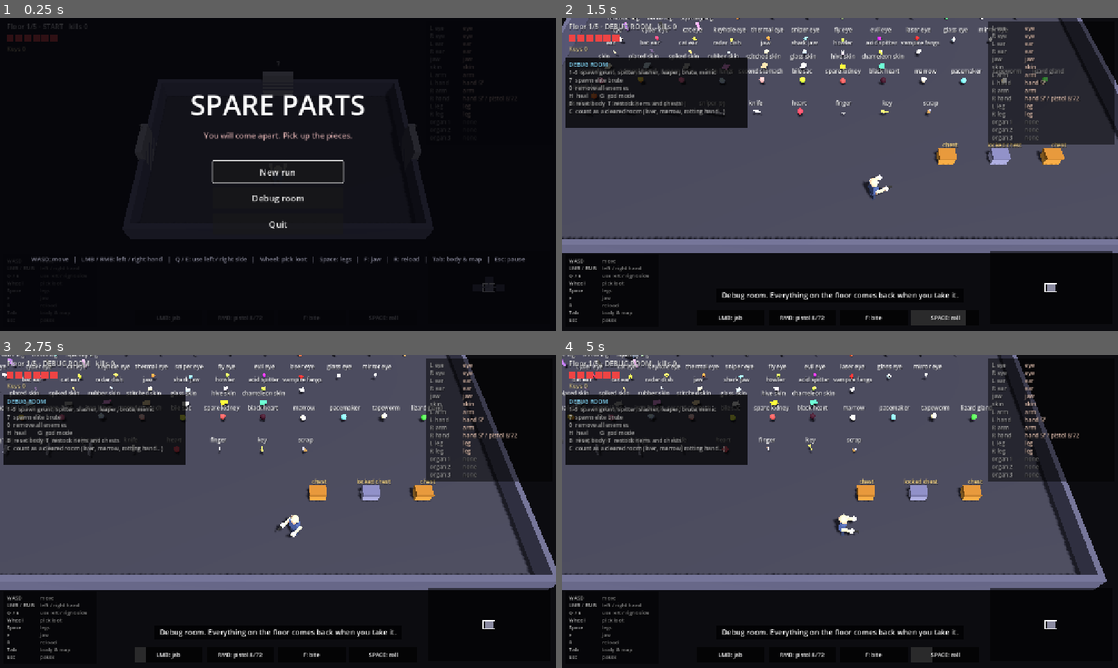
Above: before the commit, frames 1-4 (two rows, left to right).
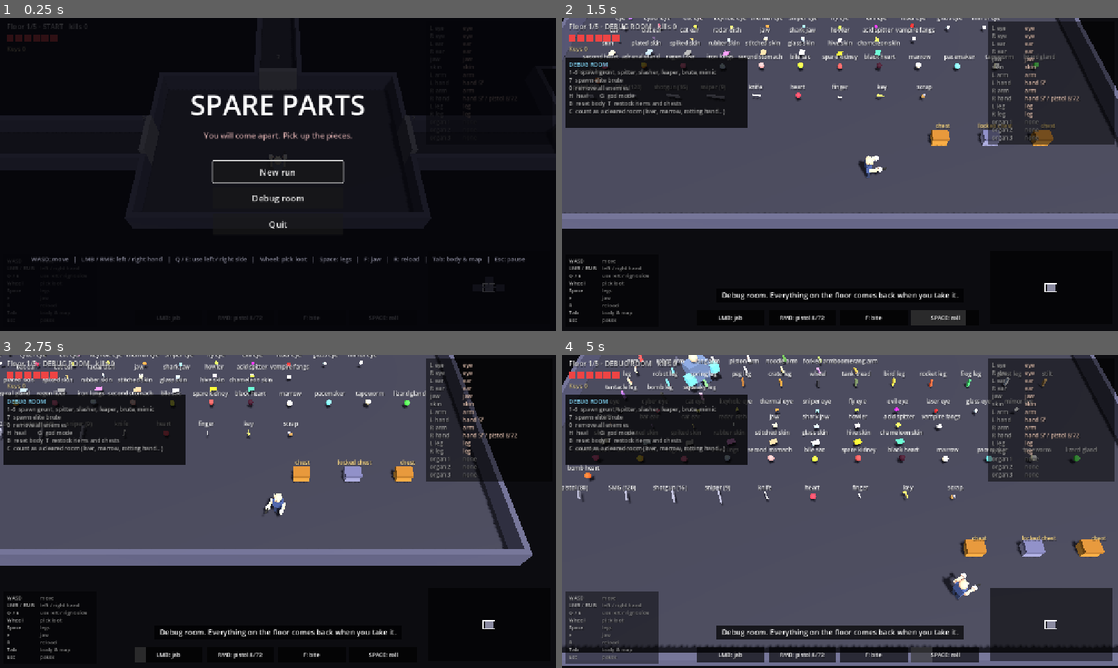
Above: after the commit, the same moments.

Repository: tellmemoree/body-part
Game: Godot game, scene res://main.tscn
Two runs of this game, one before a commit and one after it. Both use one fixed random seed, a clock stepped at 60 frames per second and the inputs below.
Inputs (mouse positions are in pixels of both pictures, inside the frame that each line leads up to):
- Up to frame 1 (0.25 s): no input
- Up to frame 2 (1.5 s): click "Debug room" at 0.5 s; tap Enter at 1.25 s; move the mouse to (962, 158) at 1.27 s; hold D from 1.28 s (still down); hold Space from 1.28 s (still down); tap R at 1.35 s; click (962, 158) at 1.42 s
- Up to frame 3 (2.75 s): release D at 2 s; release Space at 2 s; drag from (166, 527) to (250, 574) at 2.02 s
- Up to frame 4 (5 s): move the mouse to (895, 442) at 2.77 s; hold D 2.78-3.5 s; hold Space 2.78-3.5 s; tap R at 2.85 s; drag from (812, 574) to (673, 464) at 3.52 s; move the mouse to (1006, 558) at 4.27 s; hold A from 4.28 s (still down); hold Space from 4.28 s (still down); tap 7 at 4.35 s

The runs differ from the first frame. In frame 1, 2.1% of the frame differs, in the area x 0-100%, y 0-68%; in frame 2, 19%; in frame 3, 21%; in frame 4, 40%, in the area x 0-100%, y 0-100%.

Commit message:
Seamless floors, step 1: one world per floor, corridors, fog, room-bound fight camera
Every room of a floor now has a fixed place on a grid (CELL_W x CELL_H) and
the whole floor is built at once: room floors, walls with doorway gaps,
flush doors, obstacles, and a straight corridor per link. Game logic keeps
running in the current room's own coordinates; floor_g is shifted so the
room sits at the origin, and walking out of a corridor shifts the player and
camera by the room offset difference, so nothing jumps on screen.

Opening a door only opens it (both sides); the player walks through the gap
and down the corridor once no enemies are left (in_corridor in clamp_pos).
Unvisited rooms sit under a fog block until entered. The camera follows the
player and is kept inside the room while enemies are alive.

The run-through smoke test now walks every corridor instead of teleporting.
New --shot mode: corridor.

Co-Authored-By: Claude Opus 5.5 <noreply@anthropic.com>
Claude-Session: https://claude.ai/code/session_013LDWeWEy6b5fJfi1iTsboi

Diff:
--- a/src/data.gd
+++ b/src/data.gd
@@ -197,6 +197,12 @@
 const LOCK_CHANCE := [0.1, 0.2, 0.3, 0.3, 0.35]
 const DARK_LOCK := [0.3, 0.5, 0.7, 0.85, 1.0]
 const FIGHT_CHEST := 0.35  # chance that a fight room has a chest
+# Seamless floors: every room sits in a grid cell this big (world units), joined by corridors.
+# A cell must hold the largest room (40 x 26) plus the shortest corridor.
+const CELL_W := 48.0
+const CELL_H := 34.0
+const DOOR_W := 4.0  # width of a doorway and its corridor
+const FOG := "0c0c10"  # unvisited rooms are hidden under a block of this colour (the background)
 const DOOR_LANE := 6.0  # width of the spike-free strip in front of each door
 const DOOR_LANE_DEPTH := 8.0  # how far that strip reaches into the room from the wall
 
--- a/src/debug_room.gd
+++ b/src/debug_room.gd
@@ -30,6 +30,7 @@
 	r.hw = 30.0
 	r.hh = 20.0
 	g.rooms.append(r)
+	g.world.build_floor()
 	g.world.enter_room(r, "")
 	g.P.x = 0.0
 	g.P.z = 15.0
--- a/src/game.gd
+++ b/src/game.gd
@@ -58,7 +58,6 @@
 var msg := ""
 var msg_t := 0.0
 var dirty := true
-var pending_room = null
 var pick = null  # the item Q / E takes when several are in reach (mouse wheel changes it)
 var pick_chosen := false  # true once the wheel moved it: then Q / E takes exactly that one
 var kills := 0
@@ -95,7 +94,7 @@
 var cam_t := Vector2.ZERO
 var room_g: Node3D
 var pg: Node3D
-var floor_mesh: MeshInstance3D
+var floor_g: Node3D  # the whole floor's rooms and corridors, shifted so the current room is at the origin
 var sun: DirectionalLight3D
 var env: Environment
 var vision: ColorRect
@@ -204,6 +203,8 @@
 	cam.current = true
 	cam.position = Vector3(0, 30, 19)
 	cam.look_at(Vector3.ZERO)
+	floor_g = Node3D.new()
+	add_child(floor_g)
 	room_g = Node3D.new()
 	add_child(room_g)
 	pg = Node3D.new()
@@ -312,8 +313,32 @@
 					o.x += px * (1.0 if o.x >= b.x else -1.0)
 				else:
 					o.z += pz * (1.0 if o.z >= b.z else -1.0)
+	if is_same(o, P) and in_corridor():
+		return
 	o.x = clampf(o.x, -AW + 1, AW - 1)
 	o.z = clampf(o.z, -AH + 1, AH - 1)
+
+# The player may leave the room through an open doorway once no enemies are left: keeps them
+# inside the doorway and its corridor and returns true, or returns false when they are not in one.
+func in_corridor() -> bool:
+	if not enemies.is_empty():
+		return false
+	var lane: float = D.DOOR_W / 2 - 0.6
+	for d in doors:
+		if not room.opened.get(d.dir, false):
+			continue
+		var v: Vector2i = DIRS[d.dir]
+		var across: float = P.z if v.x != 0 else P.x
+		if world.past_wall(d) > -1.0 and absf(across) < lane + 0.3:
+			across = clampf(across, -lane, lane)
+			if v.x != 0:
+				P.z = across
+				P.x = clampf(P.x, -AW - d.len - 1, AW + d.len + 1)
+			else:
+				P.x = across
+				P.z = clampf(P.z, -AH - d.len - 1, AH + d.len + 1)
+			return true
+	return false
 
 func in_block(x: float, z: float, margin: float) -> bool:
 	for b in room.get("blocks", []):
@@ -382,7 +407,6 @@
 	kills = 0
 	slow_t = 0.0
 	dirty = true
-	pending_room = null
 	won = false
 	room = {}
 	world.next_floor()
@@ -422,7 +446,3 @@
 	fx = fx.filter(func(f): return f.t > 0)
 	if enemies.is_empty() and not room.cleared:
 		world.clear_room()
-	if pending_room != null:
-		var pd = pending_room
-		pending_room = null
-		world.enter_room(pd.to, pd.dir)
--- a/src/player.gd
+++ b/src/player.gd
@@ -235,7 +235,7 @@
 			cd = 1.5
 	g.P.cdSp = cd * lung / g.body.haste()
 
-# Walking, dashes and leg abilities, knockback, treads, walking through open doors.
+# Walking, dashes and leg abilities, knockback, treads, walking through corridors into the next room.
 func update_movement(dt: float) -> void:
 	var L := g.body.legs()
 	var dir := move_input()
@@ -319,10 +319,7 @@
 	g.clamp_pos(g.P)
 	if g.enemies.is_empty() and not g.debug:
 		g.loot.rescue_hand()  # no hands outside a fight (grenade, rot, trap): never leave the player stuck
-	if g.P.dash == null and g.enemies.is_empty() and g.pending_room == null:
-		for d in g.doors:  # opened doors can simply be walked through
-			if g.room.opened.get(d.dir, false) and g.d2(d, g.P) < 1.7 and dir.dot(Vector2(Game.DIRS[d.dir])) > 0.5:
-				g.pending_room = d
+	g.world.check_transit()  # walked out of a corridor into the next room
 
 # Held clicks (with piston charge), reload timers, jaw, laser eye.
 func update_hands(dt: float) -> void:
--- a/src/view.gd
+++ b/src/view.gd
@@ -184,11 +184,6 @@
 		node.add_child(Shapes.cone(0.15, 0.5, "aa3333", randf_range(-s.w / 2 + 0.2, s.w / 2 - 0.2), 0.25, randf_range(-s.h / 2 + 0.2, s.h / 2 - 0.2)))
 	return node
 
-func mk_door(d: Dictionary) -> Node3D:
-	var horiz: bool = d.dir == "N" or d.dir == "S"
-	var off := Vector2(Game.DIRS[d.dir]) * 0.3
-	return Shapes.grp([Shapes.box(3.2 if horiz else 0.6, 3, 0.6 if horiz else 3.2, "333333", off.x, 1.5, off.y)])
-
 func sync(list: Array, mk: Callable) -> void:
 	for o in list:
 		if o.get("m") == null:
@@ -205,7 +200,6 @@
 	sync(g.chests, mk_chest)
 	sync(g.bullets, mk_bullet)
 	sync(g.spikes, mk_spike)
-	sync(g.doors, mk_door)
 	sync(g.flyers, mk_flyer)
 	for f in g.flyers:
 		f.m.rotation.y = g.time * 22
@@ -220,13 +214,7 @@
 		lid.position = Vector3(0, 1.05, -0.75) if c.open else Vector3(0, 0.85, 0)
 		lid.rotation.x = 1.25 if c.open else 0.0
 		c.m.get_child(2).visible = c.open
-	for d in g.doors:
-		var col: String = D.DOOR_COLOR[d.to.type] if g.world.room_known(d.to) else D.DOOR_UNKNOWN
-		if not g.enemies.is_empty():
-			col = "661111"
-		elif g.room.opened.get(d.dir, false):
-			col = "15151a"
-		d.m.get_child(0).mesh.material.albedo_color = Color(col)
+	update_doors()
 	if g.stairs != null and g.stairs.m == null:
 		g.stairs.m = Shapes.grp([Shapes.box(3.4, 0.1, 3.4, "050505", 0, 0.05, 0), Shapes.box(3.4, 0.5, 0.8, "8888aa", 0, 0.25, -1.3), Shapes.box(3.4, 0.3, 0.8, "666688", 0, 0.15, -0.5)])
 		g.room_g.add_child(g.stairs.m)
@@ -249,11 +237,7 @@
 	g.pg.rotation.y = -g.P.aim + PI / 2
 	g.pg.rotation.x = 1.2 if g.body.legs().is_empty() else 0.0
 	g.pg.visible = not (g.P.inv > 0 and int(g.time * 20) % 2 == 1)
-	g.cam_t.x += (g.P.x * 0.85 - g.cam_t.x) * 0.1
-	g.cam_t.y += (g.P.z * 0.85 - g.cam_t.y) * 0.1
-	var far := 1.25 if g.body.has_type(["le", "re"], "sniper") else 1.0  # sniper eye pulls the camera back
-	g.cam.position = Vector3(g.cam_t.x, 30 * far, g.cam_t.y + 19 * far)
-	g.cam.look_at(Vector3(g.cam_t.x, 0, g.cam_t.y))
+	update_camera()
 	# vision
 	var sm: ShaderMaterial = g.vision.material
 	g.vis_radius = -1.0
@@ -269,6 +253,61 @@
 	sm.set_shader_parameter("vsize", g.get_viewport().get_visible_rect().size)
 	sm.set_shader_parameter("radius", g.vis_radius)
 	sm.set_shader_parameter("side", g.vis_side)
+
+# Doors of every room on the floor. Open ones vanish (the doorway is a gap in the wall).
+# Closed doors of the current room: the colour of the room behind them, red while sealed.
+func update_doors() -> void:
+	for r in g.rooms + ([g.room] if not g.rooms.has(g.room) else []):
+		for dir in r.get("door_m", {}):
+			var dm: MeshInstance3D = r.door_m[dir]
+			dm.visible = not r.opened.get(dir, false)
+			if not dm.visible:
+				continue
+			var to: Dictionary = g.rooms[r.links[dir]]
+			var col: String = D.DOOR_COLOR[to.type] if g.world.room_known(to) else D.DOOR_UNKNOWN
+			if r != g.room:
+				col = "333333"
+			elif not g.enemies.is_empty():
+				col = "661111"
+			dm.mesh.material.albedo_color = Color(col)
+
+# Follows the player. During a fight the view stays inside the room: it only moves as far as it can
+# without showing what lies past the walls (a room smaller than the view stays centred).
+func update_camera() -> void:
+	var far := 1.25 if g.body.has_type(["le", "re"], "sniper") else 1.0  # sniper eye pulls the camera back
+	var want := Vector2(g.P.x, g.P.z)
+	if not g.enemies.is_empty():
+		var ext := view_extent(far)  # ground visible around the look point: x min, x max, z min, z max
+		want.x = _fit(want.x, -g.AW - 0.5 - ext[0], g.AW + 0.5 - ext[1])
+		want.y = _fit(want.y, -g.AH - 0.5 - ext[2], g.AH + 0.5 - ext[3])
+	g.cam_t += (want - g.cam_t) * 0.1
+	g.cam.position = Vector3(g.cam_t.x, 30 * far, g.cam_t.y + 19 * far)
+	g.cam.look_at(Vector3(g.cam_t.x, 0, g.cam_t.y))
+
+func _fit(v: float, lo: float, hi: float) -> float:
+	return (lo + hi) / 2 if lo > hi else clampf(v, lo, hi)
+
+# How much floor the camera shows around the point it looks at, as [x min, x max, z min, z max].
+# Found by casting the four screen corners onto the floor from a camera looking at the origin.
+func view_extent(far: float) -> Array:
+	var sz := g.get_viewport().get_visible_rect().size
+	var asp := sz.x / maxf(1.0, sz.y)
+	var pos := Vector3(0, 30 * far, 19 * far)
+	var fwd := -pos.normalized()
+	var right := fwd.cross(Vector3.UP).normalized()
+	var up := right.cross(fwd)
+	var ty := tan(deg_to_rad(g.cam.fov) / 2)
+	var ext := [INF, -INF, INF, -INF]
+	for sx in [-1.0, 1.0]:
+		for sy in [-1.0, 1.0]:
+			var ray: Vector3 = (fwd + right * sx * ty * asp + up * sy * ty).normalized()
+			var t: float = -pos.y / ray.y
+			var hit: Vector3 = pos + ray * t
+			ext[0] = minf(ext[0], hit.x)
+			ext[1] = maxf(ext[1], hit.x)
+			ext[2] = minf(ext[2], hit.z)
+			ext[3] = maxf(ext[3], hit.z)
+	return ext
 
 # Adds one hand's shape at the end of an arm (x = side offset, z = arm tip).
 func add_hand(h: Dictionary, x: float, z: float, show_gun: bool, slot := "") -> void:
--- a/src/world.gd
+++ b/src/world.gd
@@ -84,16 +84,104 @@
 				if not clash:
 					r.blocks.append({x = x, z = z, w = w, h = h, ht = 1.3, c = "6b5030"})
 
-func build_room_mesh(floor_col: Color) -> void:
-	g.floor_mesh = Shapes.box(g.AW * 2, 0.2, g.AH * 2, floor_col, 0, -0.1, 0)
-	g.room_g.add_child(g.floor_mesh)
-	g.room_g.add_child(Shapes.box(g.AW * 2 + 1, 2, 0.5, "44445a", 0, 1, -g.AH - 0.25))
-	g.room_g.add_child(Shapes.box(g.AW * 2 + 1, 2, 0.5, "44445a", 0, 1, g.AH + 0.25))
-	g.room_g.add_child(Shapes.box(0.5, 2, g.AH * 2, "44445a", -g.AW - 0.25, 1, 0))
-	g.room_g.add_child(Shapes.box(0.5, 2, g.AH * 2, "44445a", g.AW + 0.25, 1, 0))
-	for b in g.room.blocks:
-		b.m = Shapes.box(b.w, b.ht, b.h, b.c, b.x, b.ht / 2, b.z)
-		g.room_g.add_child(b.m)
+# Where a room's centre sits in the floor's world (rooms are laid out on a grid of cells).
+func room_off(r: Dictionary) -> Vector2:
+	return Vector2(r.gx * D.CELL_W, r.gy * D.CELL_H)
+
+func floor_color(r: Dictionary) -> Color:
+	if r.type == "dark":
+		return Color("15151c")
+	return Color("2c2430") if r.type == "surgeon" else Color("2a2a36")
+
+# Builds the whole floor at once: every room (floor, walls with doorways, obstacles, doors, fog)
+# and the corridors between them. All of it hangs under g.floor_g in world coordinates.
+func build_floor() -> void:
+	for c in g.floor_g.get_children():
+		c.queue_free()
+	for r in g.rooms:
+		r.erase("geo")
+		build_room_geo(r)
+	for r in g.rooms:
+		for dir in ["E", "S"]:
+			if r.links.has(dir):
+				build_corridor(r, g.rooms[r.links[dir]], dir)
+
+func build_room_geo(r: Dictionary) -> void:
+	r.geo = true
+	var o := room_off(r)
+	var hw: float = r.hw
+	var hh: float = r.hh
+	var wall := "44445a"
+	g.floor_g.add_child(Shapes.box(hw * 2, 0.2, hh * 2, floor_color(r), o.x, -0.1, o.y))
+	var gap := D.DOOR_W / 2
+	for dir in ["N", "S", "E", "W"]:
+		var v: Vector2i = Game.DIRS[dir]
+		var horiz := v.y != 0  # N / S walls run along x
+		var half: float = hw if horiz else hh
+		var wx: float = o.x + v.x * (hw + 0.25)
+		var wz: float = o.y + v.y * (hh + 0.25)
+		var spans := [[-half - 0.5, half + 0.5]]
+		if r.links.has(dir):
+			spans = [[-half - 0.5, -gap], [gap, half + 0.5]]
+		for sp in spans:
+			var ln: float = sp[1] - sp[0]
+			var mid: float = (sp[0] + sp[1]) / 2
+			if horiz:
+				g.floor_g.add_child(Shapes.box(ln, 2, 0.5, wall, o.x + mid, 1, wz))
+			else:
+				g.floor_g.add_child(Shapes.box(0.5, 2, ln, wall, wx, 1, o.y + mid))
+	r.door_m = {}
+	for dir in r.links:
+		var v: Vector2i = Game.DIRS[dir]
+		var horiz := v.y != 0
+		var dm := Shapes.box(D.DOOR_W if horiz else 0.5, 2.6, 0.5 if horiz else D.DOOR_W, "333333",
+			o.x + v.x * (hw + 0.25), 1.3, o.y + v.y * (hh + 0.25))
+		g.floor_g.add_child(dm)
+		r.door_m[dir] = dm
+	for b in r.blocks:
+		b.m = Shapes.box(b.w, b.ht, b.h, b.c, o.x + b.x, b.ht / 2, o.y + b.z)
+		b.m.visible = r.visited
+		g.floor_g.add_child(b.m)
+	var fog := Shapes.box(hw * 2, 2.05, hh * 2, D.FOG, o.x, 1.025, o.y)
+	fog.mesh.material.shading_mode = BaseMaterial3D.SHADING_MODE_UNSHADED
+	fog.visible = not r.visited
+	g.floor_g.add_child(fog)
+	r.fog_m = fog
+
+# A straight corridor from room a's doorway to room b's (b lies in direction dir from a).
+func build_corridor(a: Dictionary, b: Dictionary, dir: String) -> void:
+	var oa := room_off(a)
+	var v: Vector2i = Game.DIRS[dir]
+	var horiz := v.x != 0  # an E / W corridor runs along x
+	var s0: float = (oa.x + a.hw + 0.5) if horiz else (oa.y + a.hh + 0.5)
+	var ln := corridor_len(a, dir) - 1.0
+	var mid := s0 + ln / 2
+	var wall := "44445a"
+	var gap := D.DOOR_W / 2 + 0.25
+	if horiz:
+		g.floor_g.add_child(Shapes.box(ln + 0.2, 0.2, D.DOOR_W, "24242e", mid, -0.1, oa.y))
+		for sd in [-1, 1]:
+			g.floor_g.add_child(Shapes.box(ln, 2, 0.5, wall, mid, 1, oa.y + sd * gap))
+	else:
+		g.floor_g.add_child(Shapes.box(D.DOOR_W, 0.2, ln + 0.2, "24242e", oa.x, -0.1, mid))
+		for sd in [-1, 1]:
+			g.floor_g.add_child(Shapes.box(0.5, 2, ln, wall, oa.x + sd * gap, 1, mid))
+
+# Distance from room r's inner wall line to the next room's inner wall line through the door in dir.
+func corridor_len(r: Dictionary, dir: String) -> float:
+	var o: Dictionary = g.rooms[r.links[dir]]
+	var v: Vector2i = Game.DIRS[dir]
+	if v.x != 0:
+		return absf(room_off(o).x - room_off(r).x) - r.hw - o.hw
+	return absf(room_off(o).y - room_off(r).y) - r.hh - o.hh
+
+# Shows a room's obstacles and lifts its fog once it has been visited.
+func reveal(r: Dictionary) -> void:
+	if r.get("fog_m") != null:
+		r.fog_m.visible = false
+	for b in r.blocks:
+		if b.get("m") != null:
+			b.m.visible = true
 
 func link_rooms(a: Dictionary, b: Dictionary, dir: String) -> void:
 	a.links[dir] = b.idx
@@ -163,6 +251,7 @@
 	g.P.regrow = true  # lizard gland recharges
 	g.room = {}
 	gen_floor()
+	build_floor()
 	enter_room(g.rooms[0], "")
 
 func stash_room() -> void:
@@ -192,13 +281,25 @@
 			break
 	return v
 
-func enter_room(r: Dictionary, from_dir: String) -> void:
+# Makes r the current room. Game logic runs in the current room's own coordinates (its centre is 0, 0);
+# the floor's geometry is shifted so the room sits at the origin.
+# walked = true: the player came through a corridor, so they keep their place in the world
+# (their position and the camera are shifted by the same amount and nothing visibly jumps).
+# Otherwise the player is put just inside the wall opposite from_dir (or in the middle).
+func enter_room(r: Dictionary, from_dir: String, walked := false) -> void:
+	var shift := Vector2.ZERO
+	if walked and not g.room.is_empty():
+		shift = room_off(g.room) - room_off(r)
 	stash_room()
 	g.room = r
 	g.AW = r.hw
 	g.AH = r.hh
 	for c in g.room_g.get_children():
 		c.queue_free()
+	if not r.has("geo"):  # a room made outside a floor (tests): build it on the spot
+		build_room_geo(r)
+	var o := room_off(r)
+	g.floor_g.position = Vector3(-o.x, 0, -o.y)
 	g.enemies = []
 	g.bullets = []
 	g.fx = []
@@ -208,9 +309,6 @@
 	for k in ["la", "ra"]:
 		if g.P.parts[k] != null:
 			g.P.parts[k].out = false
-	g.P.frog = 0.0
-	g.P.vx = 0.0
-	g.P.vz = 0.0
 	g.P.plate = g.body.skin_is("plated")
 	g.dirty = true
 	g.items = r.items
@@ -218,38 +316,61 @@
 	g.spikes = r.spikes
 	g.altar = r.altar
 	g.stairs = r.stairs
-	g.P.x = 0.0
-	g.P.z = 3.0
-	match from_dir:  # the direction we walked: arrive at the opposite wall
-		"N":
-			g.P.z = g.AH - 2.5
-		"S":
-			g.P.z = -g.AH + 2.5
-		"E":
-			g.P.x = -g.AW + 2.5
-			g.P.z = 0.0
-		"W":
-			g.P.x = g.AW - 2.5
-			g.P.z = 0.0
-	g.P.y = 0.0
-	g.P.dash = null
-	g.P.kx = 0.0
-	g.P.kz = 0.0
+	if walked:
+		g.P.x += shift.x
+		g.P.z += shift.y
+		g.cam_t += shift
+	else:
+		g.P.frog = 0.0
+		g.P.vx = 0.0
+		g.P.vz = 0.0
+		g.P.x = 0.0
+		g.P.z = 3.0
+		match from_dir:  # the direction we walked: arrive at the opposite wall
+			"N":
+				g.P.z = g.AH - 2.5
+			"S":
+				g.P.z = -g.AH + 2.5
+			"E":
+				g.P.x = -g.AW + 2.5
+				g.P.z = 0.0
+			"W":
+				g.P.x = g.AW - 2.5
+				g.P.z = 0.0
+		g.P.y = 0.0
+		g.P.dash = null
+		g.P.kx = 0.0
+		g.P.kz = 0.0
+		g.cam_t = Vector2(g.P.x, g.P.z)
 	var dark: bool = r.type == "dark"
-	build_room_mesh(Color("15151c") if dark else (Color("2c2430") if r.type == "surgeon" else Color("2a2a36")))
 	g.ai.build_solid()
 	g.env.ambient_light_energy = 0.15 if dark else 0.5
 	g.sun.light_energy = 0.25 if dark else 1.0
 	g.doors = []
 	for dir in r.links:
 		var v: Vector2i = Game.DIRS[dir]
-		g.doors.append({x = v.x * g.AW, z = v.y * g.AH, dir = dir, to = g.rooms[r.links[dir]], m = null})
+		g.doors.append({x = v.x * g.AW, z = v.y * g.AH, dir = dir, to = g.rooms[r.links[dir]], len = corridor_len(r, dir)})
 	if not r.visited:
 		r.visited = true
 		populate(r)
+	reveal(r)
 	if g.enemies.is_empty() and not r.cleared:
 		clear_room()
 	g.loot.rescue_hand()
+
+# Walking through a corridor: once the player passes the far room's wall line, that room becomes current.
+func check_transit() -> void:
+	if not g.enemies.is_empty():
+		return
+	for d in g.doors:
+		if g.room.opened.get(d.dir, false) and past_wall(d) > d.len:
+			enter_room(d.to, d.dir, true)
+			return
+
+# How far the player is beyond the wall that holds door d (negative while still inside the room).
+func past_wall(d: Dictionary) -> float:
+	var v: Vector2i = Game.DIRS[d.dir]
+	return (g.P.x * v.x - g.AW) if v.x != 0 else (g.P.z * v.y - g.AH)
 
 func populate(r: Dictionary) -> void:
 	var type: String = r.type
@@ -358,9 +479,10 @@
 		if g.msg_t <= 0:
 			g.say("The doors are sealed until the room is clear.", 1.5)
 		return
+	if not g.room.opened.get(d.dir, false):
+		g.say("The door swings open.", 1.5)
 	g.room.opened[d.dir] = true
 	d.to.opened[Game.OPP[d.dir]] = true
-	g.pending_room = d
 
 func descend() -> void:
 	if g.floor_n >= Game.FLOORS:
--- a/tests/smoke.gd
+++ b/tests/smoke.gd
@@ -57,6 +57,20 @@
 		for it in [{kind = "weapon", id = "pistol"}, {kind = "part", pk = "eye", type = "cat"}, {kind = "heart"}, {kind = "scrap"}]:
 			g.add_item(it, g.P.x + randf_range(-0.6, 0.6), g.P.z + randf_range(-0.6, 0.6))
 		g.player.cycle_pick(1)
+	if OS.get_cmdline_user_args().has("corridor"):  # room cleared, every door open, halfway down a corridor
+		g.enemies.clear()
+		g.room.cleared = true
+		for d in g.doors:
+			g.world.try_door(d)
+		var cd: Dictionary = g.doors[0]
+		for d in g.doors:  # prefer a corridor that leads to a room not yet seen, to show its fog
+			if not d.to.visited:
+				cd = d
+		var v: Vector2i = Game.DIRS[cd.dir]
+		g.P.x = v.x * (g.AW + cd.len * 0.6)
+		g.P.z = v.y * (g.AH + cd.len * 0.6)
+		g.clamp_pos(g.P)
+		g.cam_t = Vector2(g.P.x, g.P.z)
 	if OS.get_cmdline_user_args().has("surgeon"):  # standing at the altar, no enemies
 		g.enemies.clear()
 		g.items.clear()
@@ -501,6 +515,8 @@
 	var first_dir := _path_dir()
 	var steps := 0
 	var back_ok := false
+	var walk_fail := 0
+	var prev_room := -1
 	while not g.won and steps < 300:
 		steps += 1
 		g.enemies = g.prune(g.enemies, func(_e): return false)
@@ -515,19 +531,19 @@
 		g.P.x = d.x
 		g.P.z = d.z
 		g.clamp_pos(g.P)
-		g.player.interact("R")
-		_run(2)
-		if steps == 1:  # walk back through the opened door, then forward again
+		g.player.interact("R")  # opens the door; then walk down the corridor
+		prev_room = g.room.idx
+		if not _walk(dir):
+			walk_fail += 1
+		if steps == 1 and g.room.idx != prev_room:  # walk back through the corridor, then forward again
 			g.enemies = g.prune(g.enemies, func(_e): return false)
 			_run(2)
 			var bd = g.doors.filter(func(x): return x.dir == Game.OPP[first_dir])[0]
 			g.P.x = bd.x
 			g.P.z = bd.z
 			g.clamp_pos(g.P)
-			g.t_move = Vector2(Game.DIRS[Game.OPP[first_dir]])
-			_run(3)
-			g.t_move = Vector2.ZERO
-			back_ok = g.room.idx == 0
+			back_ok = _walk(Game.OPP[first_dir]) and g.room.idx == 0
+	print("seamless run: won %s in %d steps, corridor walks that failed %d" % [g.won, steps, walk_fail])
 	print("walk back through opened door: %s" % back_ok)
 	# out of ammo: bare-handed kills drop a weapon often, armed kills never do
 	g.new_game()
@@ -668,6 +684,17 @@
 	g.items = []
 	return ok
 
+# Walks in direction dir until the room changes (through an open door and its corridor). True if it did.
+func _walk(dir: String) -> bool:
+	var from: int = g.room.idx
+	g.t_move = Vector2(Game.DIRS[dir])
+	for i in 400:
+		_run(1)
+		if g.room.idx != from:
+			break
+	g.t_move = Vector2.ZERO
+	return g.room.idx != from
+
 func test_room(type: String, depth := 0) -> void:
 	var r := g.world.make_room(type)
 	r.depth = depth
Not shown, changed: ARCHITECTURE.md
Not shown, changed: PLAN.md
